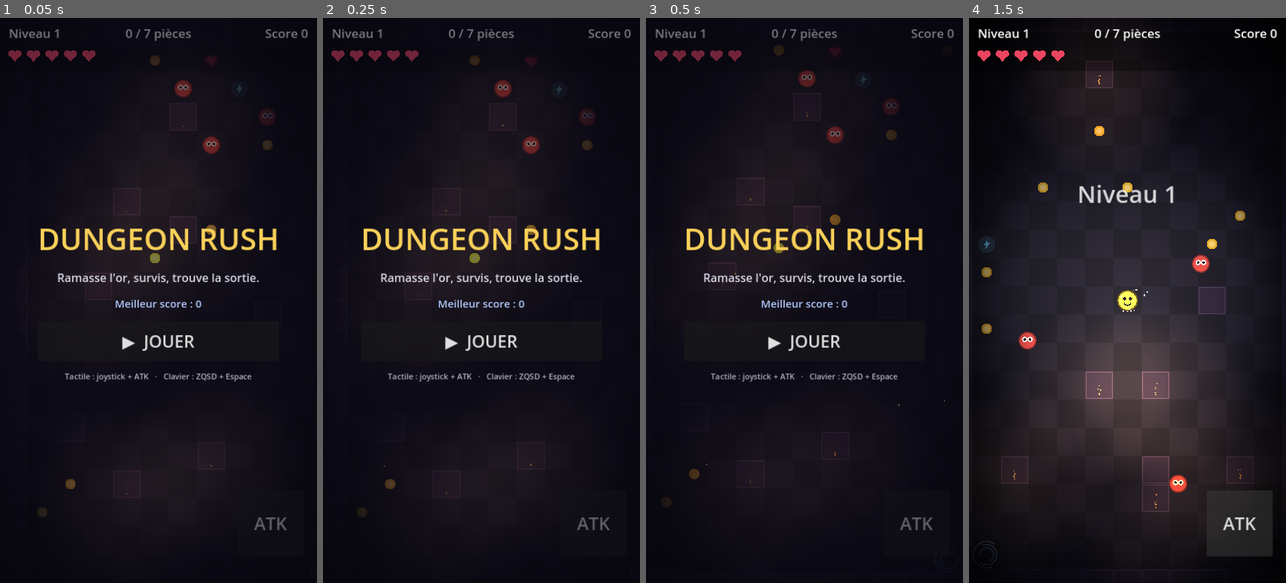
Above: before the commit, frames 1-4 (left to right).
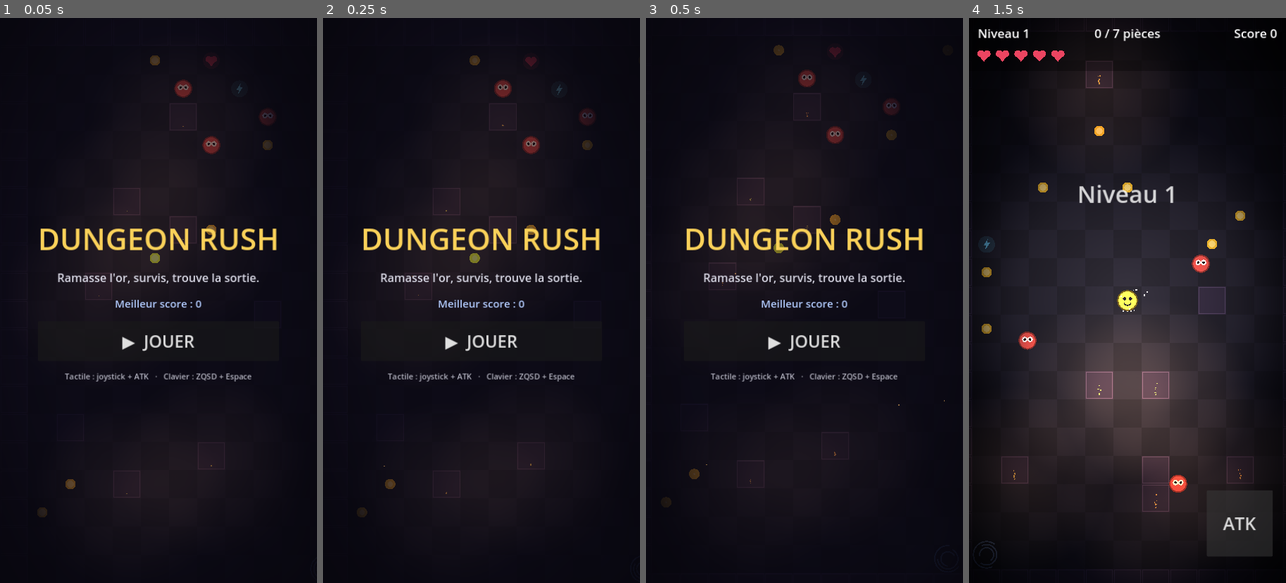
Above: after the commit, the same moments.

Repository: keerigan/godot-dungeon
Game: Godot game, scene res://scenes/Main.tscn
The game is run twice, just before and just after one commit, with the same random seed, the same clock (stepped at 60 frames per second) and the same inputs.
Inputs:
- Up to frame 1 (0.05 s): no input
- Up to frame 2 (0.25 s): no input
- Up to frame 3 (0.5 s): no input
- Up to frame 4 (1.5 s): click "▶ JOUER" at 0.5 s; click "ATK" at 1.25 s

The runs differ from the first frame. In frame 1, 0.7% of the frame differs, in the area x 2-98%, y 2-91%; in frame 2, 0.7%; in frame 3, 0.7%; in frame 4, nothing differs.

Commit message:
UI: masquer le HUD de jeu sur l'écran-titre et l'écran de fin
Regroupe barre, labels, cœurs, joystick et bouton ATK sous un conteneur
hud_root, affiché uniquement pendant une partie. L'écran-titre et le Game
Over sont ainsi épurés.

Co-Authored-By: Claude Opus 4.8 <noreply@anthropic.com>
Claude-Session: https://claude.ai/code/session_01WATrZWmuEbz921xMfBvaBQ

Diff:
--- a/scripts/Game.gd
+++ b/scripts/Game.gd
@@ -41,6 +41,7 @@
 
 # Interface
 var ui_layer: CanvasLayer
+var hud_root: Control
 var joystick: VirtualJoystick
 var level_label: Label
 var coins_label: Label
@@ -68,8 +69,10 @@
 
 	state = State.TITLE
 	player.visible = false
+	joystick.set_process_input(false)
 	build_level()
 	title_root.visible = true
+	hud_root.visible = false
 
 
 func _process(delta: float) -> void:
@@ -95,6 +98,7 @@
 func start_game() -> void:
 	title_root.visible = false
 	gameover_root.visible = false
+	hud_root.visible = true
 	state = State.PLAYING
 	joystick.set_process_input(true)
 	level = 1
@@ -172,6 +176,7 @@
 	Sfx.play(Sfx.game_over)
 	state = State.DEAD
 	add_shake(16.0)
+	hud_root.visible = false
 	joystick.set_process_input(false)
 	joystick.output = Vector2.ZERO
 	for e in enemies:
@@ -519,11 +524,19 @@
 	ui_layer.layer = 5
 	add_child(ui_layer)
 
+	# Tout le HUD de jeu est regroupé pour être masqué hors des parties
+	hud_root = Control.new()
+	hud_root.set_anchors_preset(Control.PRESET_FULL_RECT)
+	hud_root.mouse_filter = Control.MOUSE_FILTER_IGNORE
+	hud_root.visible = false
+	ui_layer.add_child(hud_root)
+
 	var bar := ColorRect.new()
 	bar.color = Color(0, 0, 0, 0.32)
 	bar.position = Vector2.ZERO
 	bar.size = Vector2(720, 120)
-	ui_layer.add_child(bar)
+	bar.mouse_filter = Control.MOUSE_FILTER_IGNORE
+	hud_root.add_child(bar)
 
 	level_label = _make_label("Niveau 1", HORIZONTAL_ALIGNMENT_LEFT)
 	coins_label = _make_label("0 / 0 pièces", HORIZONTAL_ALIGNMENT_CENTER)
@@ -531,7 +544,7 @@
 
 	hearts = HeartsBar.new()
 	hearts.position = Vector2(34, 84)
-	ui_layer.add_child(hearts)
+	hud_root.add_child(hearts)
 
 	flash_label = Label.new()
 	flash_label.add_theme_font_size_override("font_size", 54)
@@ -539,10 +552,10 @@
 	flash_label.size = Vector2(720, 80)
 	flash_label.position = Vector2(0, 360)
 	flash_label.visible = false
-	ui_layer.add_child(flash_label)
+	hud_root.add_child(flash_label)
 
 	joystick = VirtualJoystick.new()
-	ui_layer.add_child(joystick)
+	hud_root.add_child(joystick)
 
 	var attack_btn := Button.new()
 	attack_btn.text = "ATK"
@@ -552,7 +565,7 @@
 	attack_btn.focus_mode = Control.FOCUS_NONE
 	attack_btn.modulate = Color(1, 1, 1, 0.88)
 	attack_btn.pressed.connect(_on_attack_button)
-	ui_layer.add_child(attack_btn)
+	hud_root.add_child(attack_btn)
 
 	_build_title_ui()
 	_build_gameover_ui()
@@ -592,7 +605,8 @@
 	l.add_theme_font_size_override("font_size", 28)
 	l.size = Vector2(680, 44)
 	l.position = Vector2(20, 14)
-	ui_layer.add_child(l)
+	l.mouse_filter = Control.MOUSE_FILTER_IGNORE
+	hud_root.add_child(l)
 	return l
 
 
